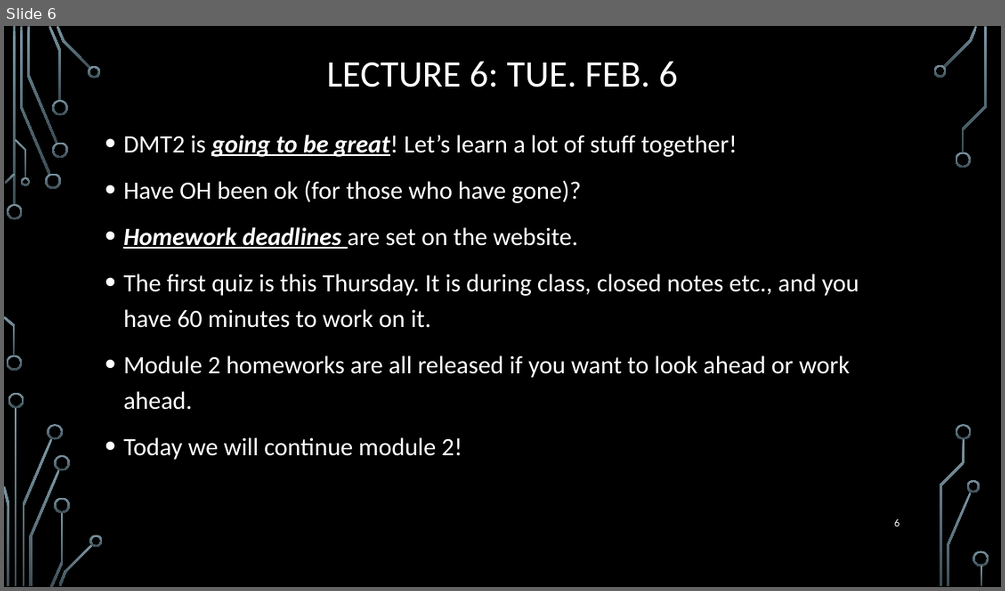
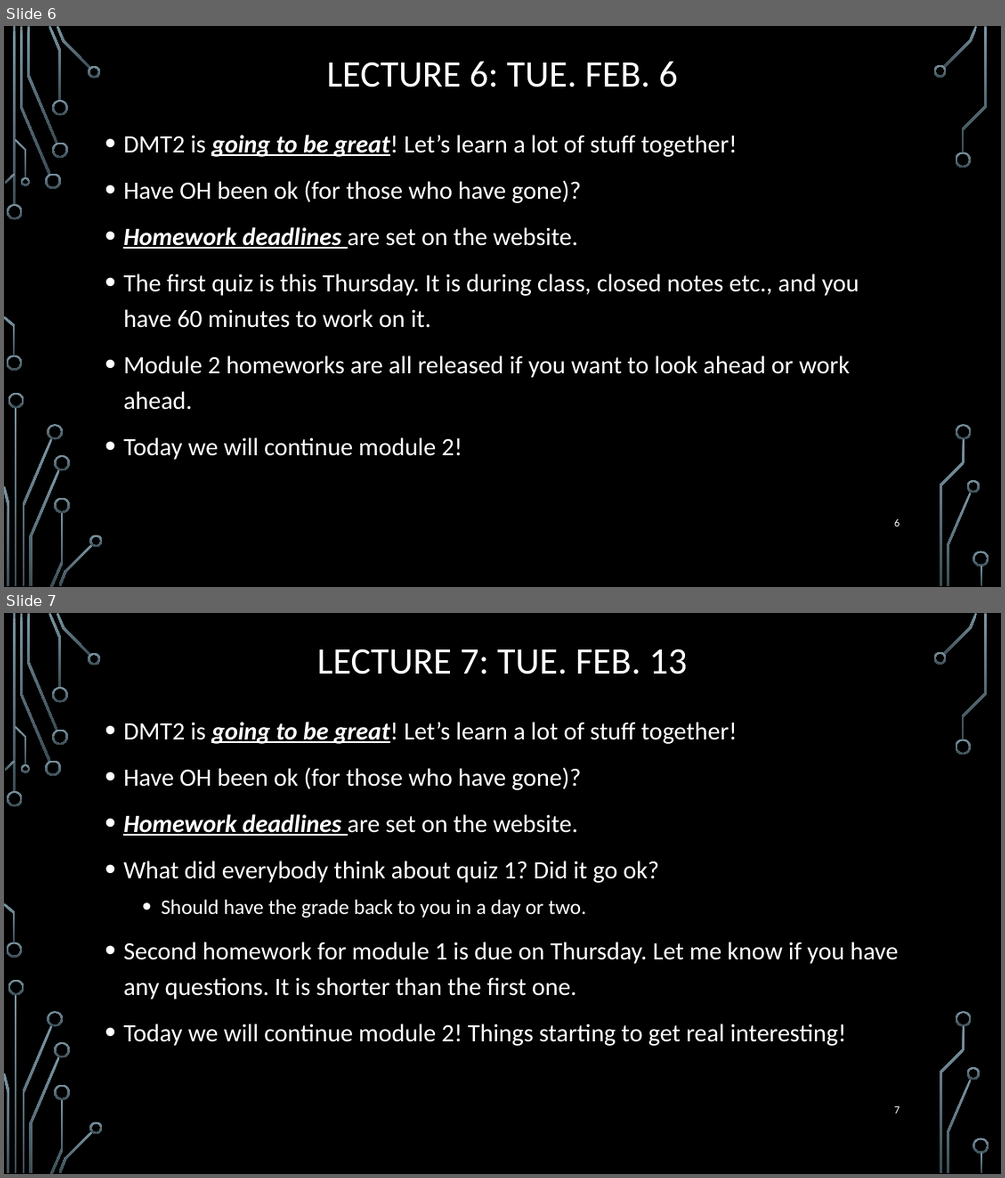
Before and after one commit to markfloryan/dmt2, a slide deck: slides/00-DailyAnnouncements.pptx. Shown one above the other, each under a label of ours: slide 6 before the commit, slides 6 and 7 after it. The pictures are 1005x591 and 1005x1178 pixels, drawn with LibreOffice and Linux fonts; fonts in the diff are those of the drawing; background and template pictures are left out. Boxes give left, top, right and bottom in pixels: in the first picture for what was removed or moved away, otherwise in the second. Text is boxed around its words. In the diff, an @@ line names an element or a change of style, - is before the commit and + after.

```diff
--- a/slides/00-DailyAnnouncements.pptx
+++ b/slides/00-DailyAnnouncements.pptx
@@ slide 7 added at <box>4,613,1001,1174</box>, background picture (left out); not listed: 36 template elements that a slide beside it also shows @@
@@ title added at <box>317,649,688,674</box>, 36 pt, text #FFFFFF @@
+LECTURE 7: TUE. FEB. 13
@@ text added at <box>123,722,898,1046</box>, 24 pt, text #FFFFFF @@
+• DMT2 is going to be great! Let’s learn a lot of stuff together!
+• Have OH been ok (for those who have gone)?
+• Homework deadlines are set on the website.
+• What did everybody think about quiz 1? Did it go ok?
+  • Should have the grade back to you in a day or two.
+• Second homework for module 1 is due on Thursday. Let me know if you have any questions. It is shorter than the first one.
+• Today we will continue module 2! Things starting to get real interesting!
@@ page number added at <box>894,1106,899,1113</box>, 10.5 pt, text #FFFFFF @@
+7
```
Also in this commit, not shown: 2 other files.
